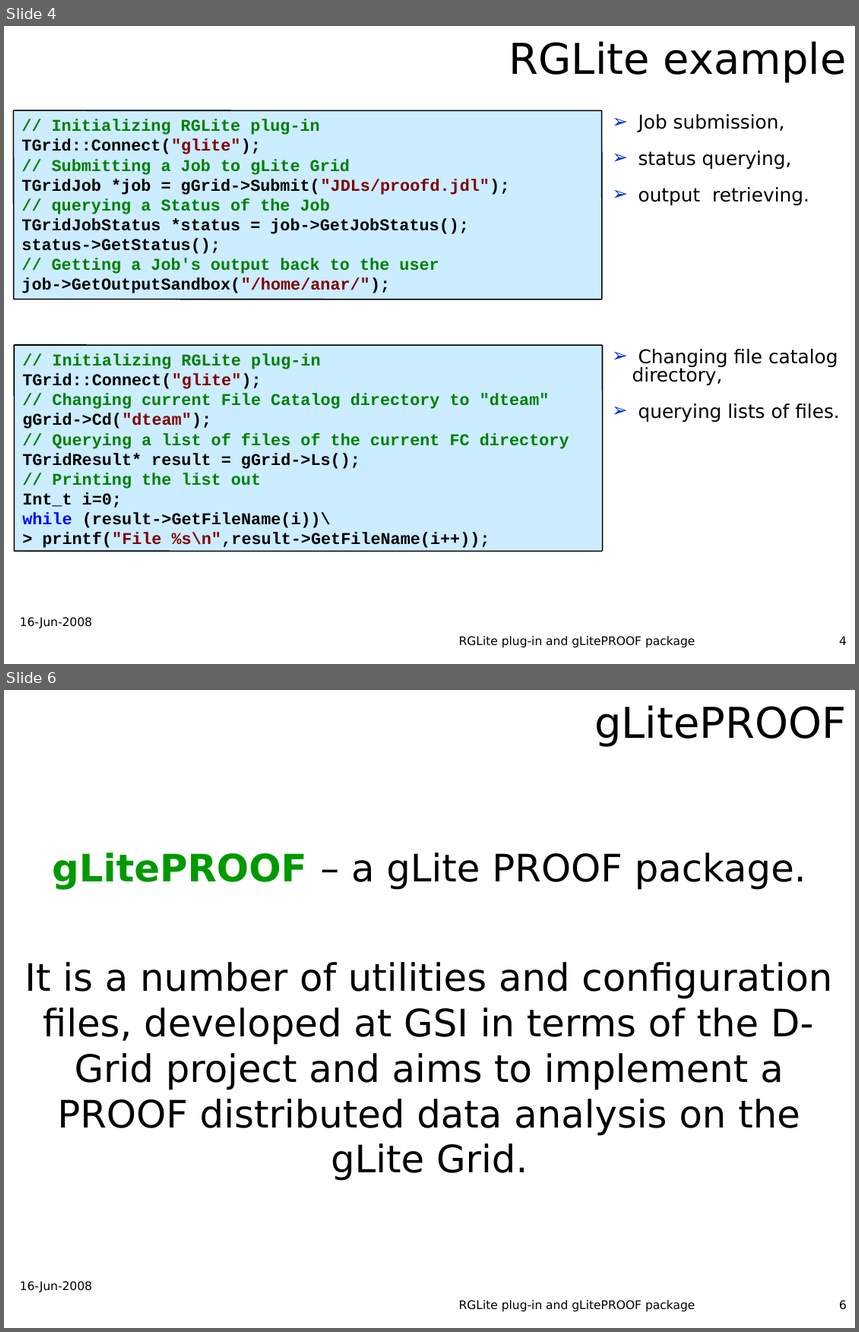
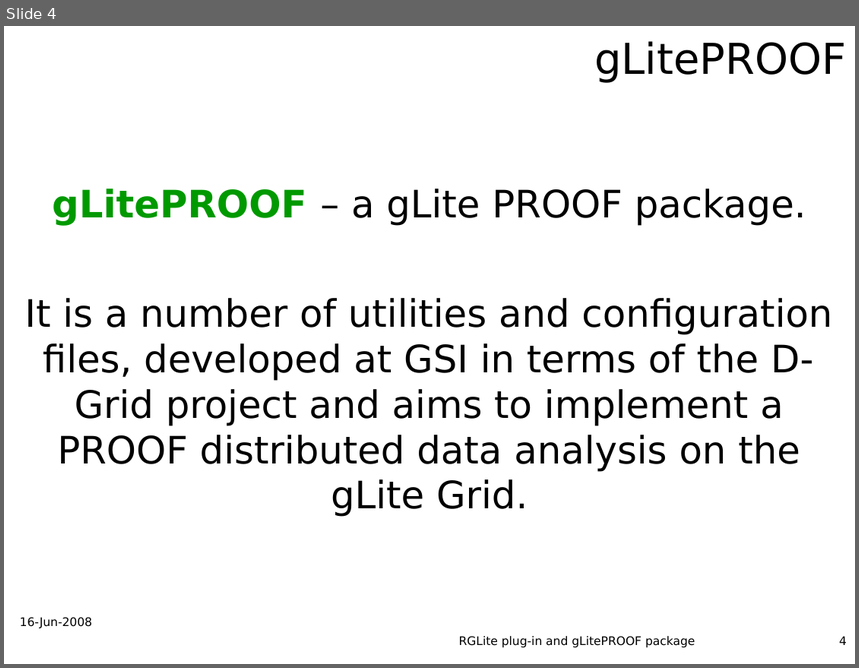
Before and after one commit to AnarManafov/PoDDocumentation, a slide deck: CHEP/CHEP2009/CHEP2009-PoD-AnarManafov.ppt. Shown one above the other, each under a label of ours: slides 4 and 6 before the commit, slide 4 after it; the slides between them are not shown. The pictures are 859x1332 and 859x668 pixels, drawn with LibreOffice and Linux fonts; fonts in the diff are those of the drawing; background and template pictures are left out. Boxes give left, top, right and bottom in pixels: in the first picture for what was removed or moved away, otherwise in the second. Text is boxed around its words. In the diff, an @@ line names an element or a change of style, - is before the commit and + after.

```diff
--- a/CHEP/CHEP2009/CHEP2009-PoD-AnarManafov.ppt
+++ b/CHEP/CHEP2009/CHEP2009-PoD-AnarManafov.ppt
@@ slide 4 removed at (4, 26, 855, 664), background picture (left out) @@
@@ title removed at (509, 41, 847, 83) @@
-RGLite example
@@ group removed at (13, 110, 602, 300): 4 lines, 1 rectangle @@
-// Initializing RGLite plug-in
-TGrid::Connect("glite");
-// Submitting a Job to gLite Grid
-TGridJob *job = gGrid->Submit("JDLs/proofd.jdl");
-// querying a Status of the Job
-TGridJobStatus *status = job->GetJobStatus();
-status->GetStatus();
-// Getting a Job's output back to the user
-job->GetOutputSandbox("/home/anar/");
@@ text removed at (639, 114, 810, 206) @@
-➢ Job submission,
-➢ status querying,
-➢ output retrieving.
@@ group removed at (14, 345, 602, 551): 4 lines, 1 rectangle @@
-// Initializing RGLite plug-in
-TGrid::Connect("glite");
-// Changing current File Catalog directory to "dteam"
-gGrid->Cd("dteam");
-// Querying a list of files of the current FC directory
-TGridResult* result = gGrid->Ls();
-// Printing the list out
-Int_t i=0;
-while (result->GetFileName(i))\
-> printf("File %s\n",result->GetFileName(i++));
@@ text removed at (633, 349, 840, 423) @@
-➢ Changing file catalog directory,
-➢ querying lists of files.
@@ text removed at (20, 617, 92, 629) @@
-16-Jun-2008
@@ text removed at (459, 636, 695, 648) @@
-RGLite plug-in and gLitePROOF package
@@ page number removed at (839, 636, 847, 645) @@
-4
@@ what was slide 6 is now slide 4 @@
@@ page number at (839, 636, 847, 645): text changed @@
-6
+4
```
Also in this commit, not shown: 2 slides changed, 2 other slides removed.
